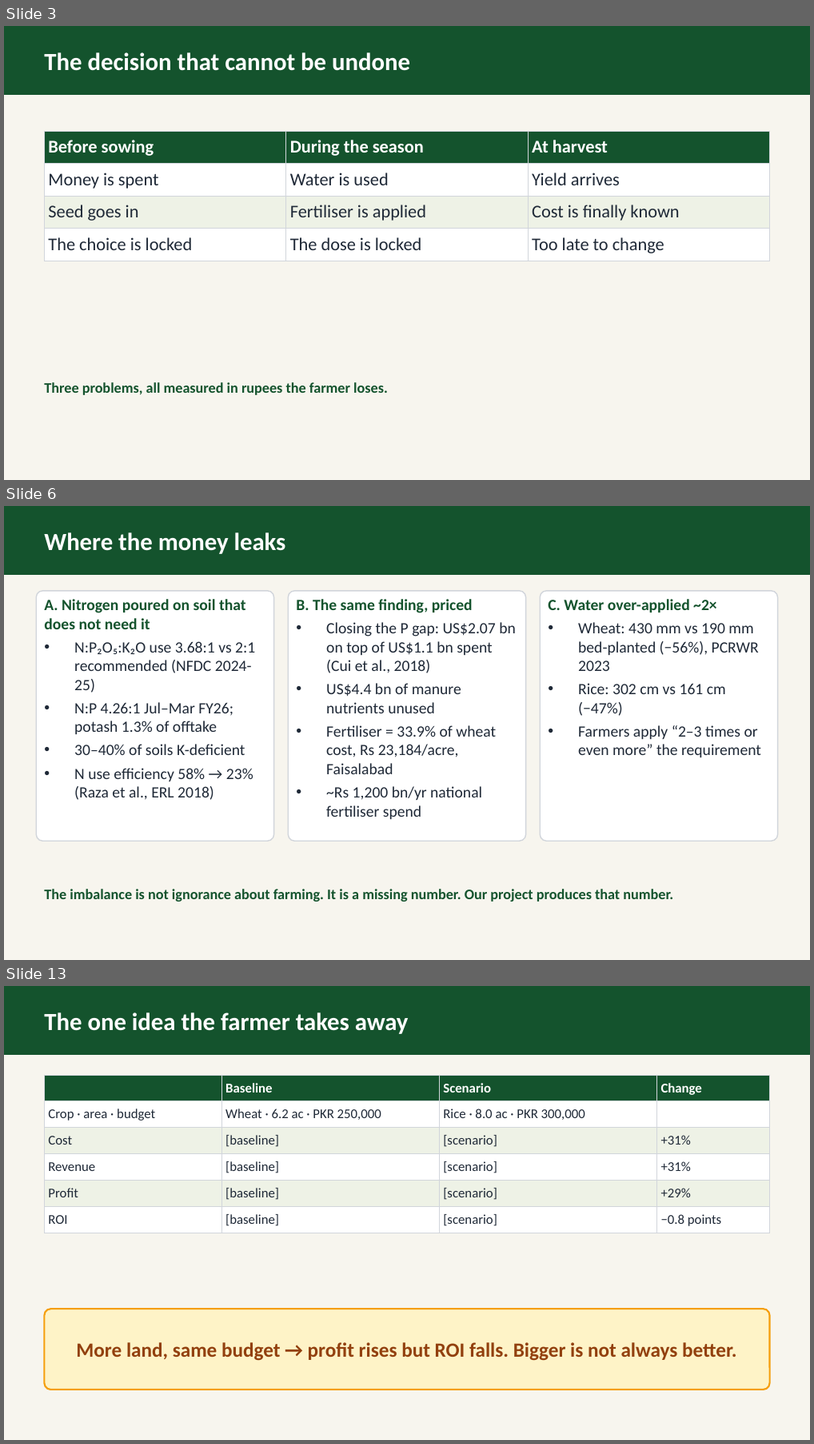
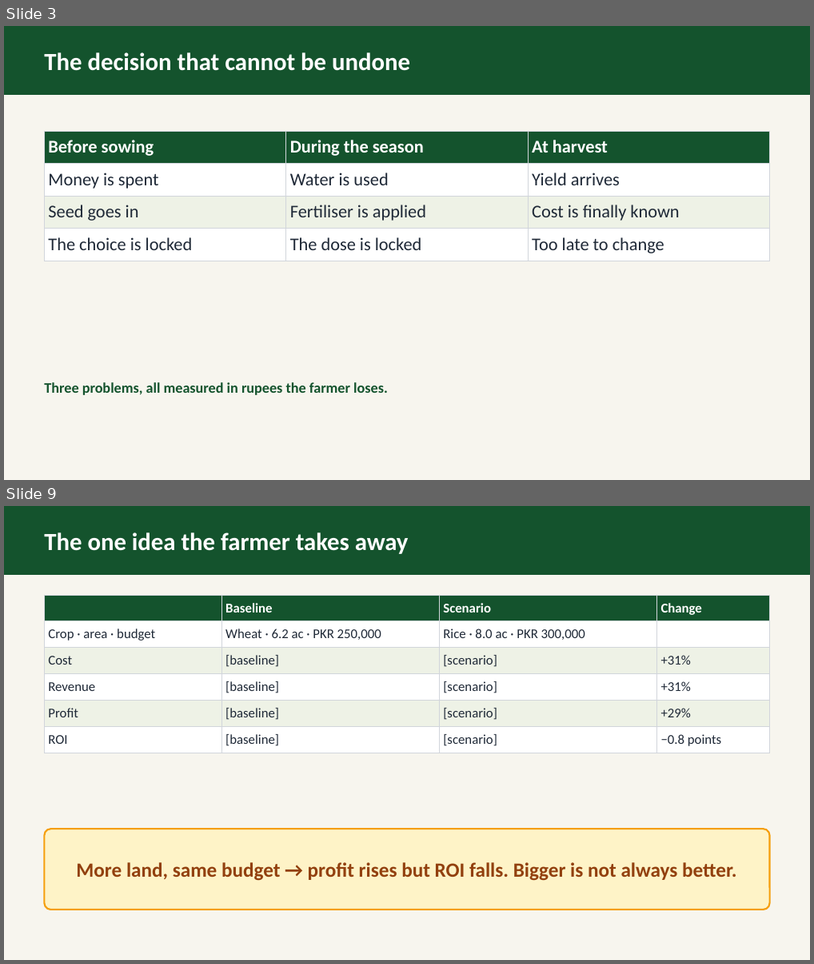
Before and after one commit to abdullahmunir139/my-fyp, a slide deck: deliverables/proposal/ppt/group_2_AgriPulse_Soil-Test_Driven_Farm_Planner.odp. Shown one above the other, each under a label of ours: slides 3, 6 and 13 before the commit, slides 3 and 9 after it; the slides between them are not shown. The pictures are 814x1444 and 814x964 pixels, drawn with LibreOffice and Linux fonts; fonts in the diff are those of the drawing. Boxes give left, top, right and bottom in pixels: in the first picture for what was removed or moved away, otherwise in the second. Text is boxed around its words. In the diff, an @@ line names an element or a change of style, - is before the commit and + after.

Commit message:
Add new AgriPulse Soil-Test Driven Farm Planner documents in PDF and ODP formats; update existing files

```diff
--- a/deliverables/proposal/ppt/group_2_AgriPulse_Soil-Test_Driven_Farm_Planner.odp
+++ b/deliverables/proposal/ppt/group_2_AgriPulse_Soil-Test_Driven_Farm_Planner.odp
@@ slide 6 removed at (4, 506, 810, 960), background #F7F5EE @@
@@ rectangle removed at (4, 506, 810, 575) @@
@@ text removed at (44, 532, 286, 554) @@
-Where the money leaks
@@ rounded rectangle removed at (36, 591, 274, 840) @@
@@ text removed at (44, 599, 255, 800) @@
-A. Nitrogen poured on soil that does not need it
-• N:P₂O₅:K₂O use 3.68:1 vs 2:1 recommended (NFDC 2024-25)
-• N:P 4.26:1 Jul–Mar FY26; potash 1.3% of offtake
-• 30–40% of soils K-deficient
-• N use efficiency 58% → 23% (Raza et al., ERL 2018)
@@ rounded rectangle removed at (289, 591, 526, 840) @@
@@ text removed at (296, 599, 516, 819) @@
-B. The same finding, priced
-• Closing the P gap: US$2.07 bn on top of US$1.1 bn spent (Cui et al., 2018)
-• US$4.4 bn of manure nutrients unused
-• Fertiliser = 33.9% of wheat cost, Rs 23,184/acre, Faisalabad
-• ~Rs 1,200 bn/yr national fertiliser spend
@@ rounded rectangle removed at (540, 591, 778, 840) @@
@@ text removed at (548, 599, 762, 757) @@
-C. Water over-applied ~2×
-• Wheat: 430 mm vs 190 mm bed-planted (−56%), PCRWR 2023
-• Rice: 302 cm vs 161 cm (−47%)
-• Farmers apply “2–3 times or even more” the requirement
@@ text removed at (44, 888, 674, 901) @@
-The imbalance is not ignorance about farming. It is a missing number. Our project produces that number.
@@ what was slide 13 is now slide 9 @@
```
Also in this commit, not shown: 7 slides changed, 2 slides added, 6 other slides removed, 4 other files.
